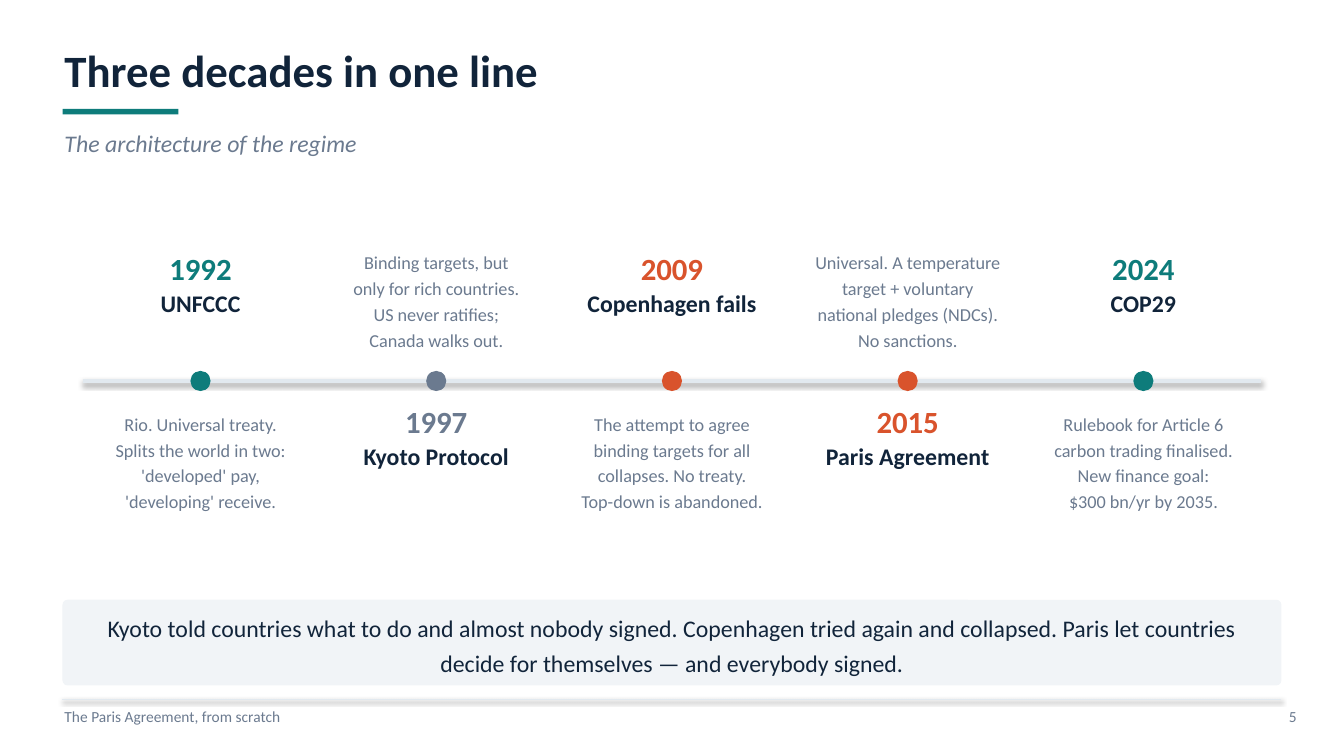
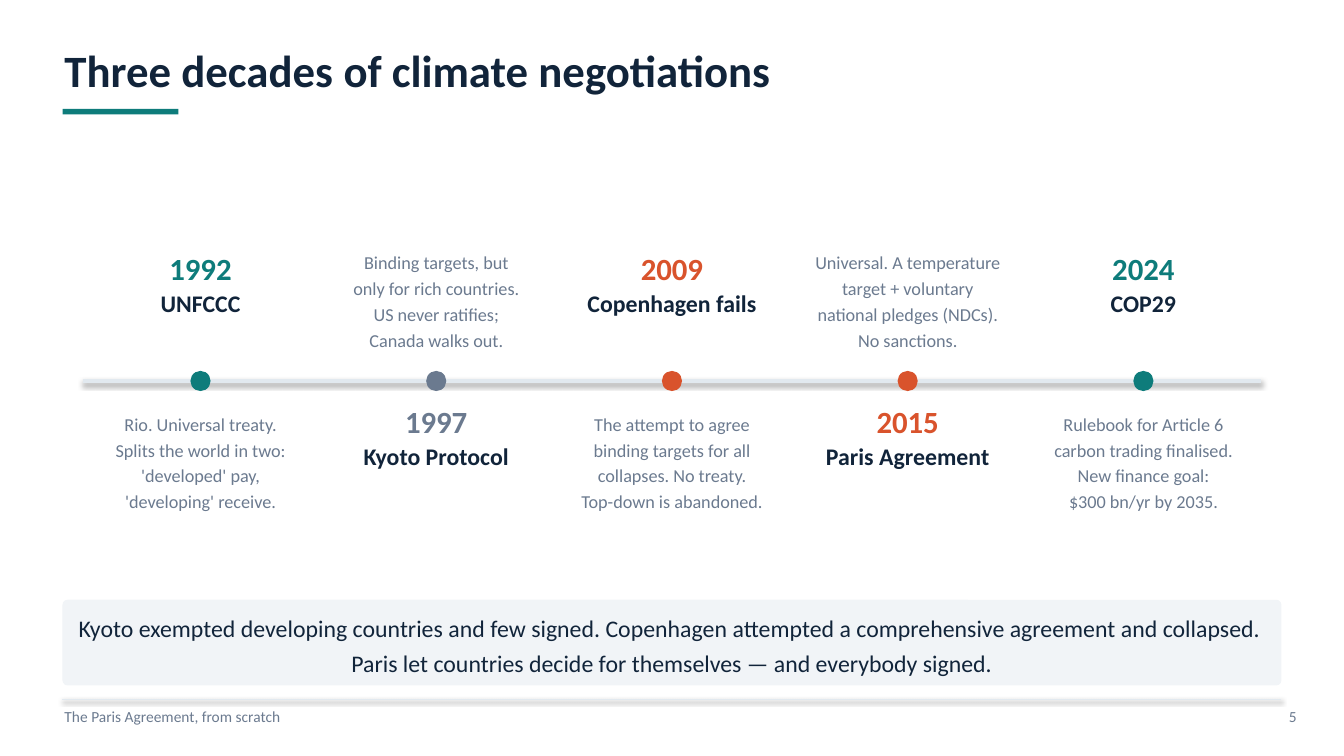
Before and after one commit to bixiou/global_tax_attitudes, a slide deck: slide 5 of presentations/itmo_rules.pptx. Drawn at 1344x756 pixels with LibreOffice and Linux fonts; fonts in the diff are those of the drawing. Boxes give left, top, right and bottom in pixels: in the first picture for what was removed or moved away, otherwise in the second. Text is boxed around its words. In the diff, an @@ line names an element or a change of style, - is before the commit and + after.

```diff
--- a/presentations/itmo_rules.pptx
+++ b/presentations/itmo_rules.pptx
@@ text at <box>64,55,770,95</box>: text changed @@
-Three decades in one line
+Three decades of climate negotiations
@@ text removed at <box>64,135,356,156</box> @@
-The architecture of the regime
@@ text in rounded rectangle at <box>79,620,1260,676</box>: text changed @@
-Kyoto told countries what to do and almost nobody signed. Copenhagen tried again and collapsed. Paris let countries decide for themselves — and everybody signed.
+Kyoto exempted developing countries and few signed. Copenhagen attempted a comprehensive agreement and collapsed.
+Paris let countries decide for themselves — and everybody signed.
```
Also in this commit, not shown: 4 other slides changed, 3 other files.
